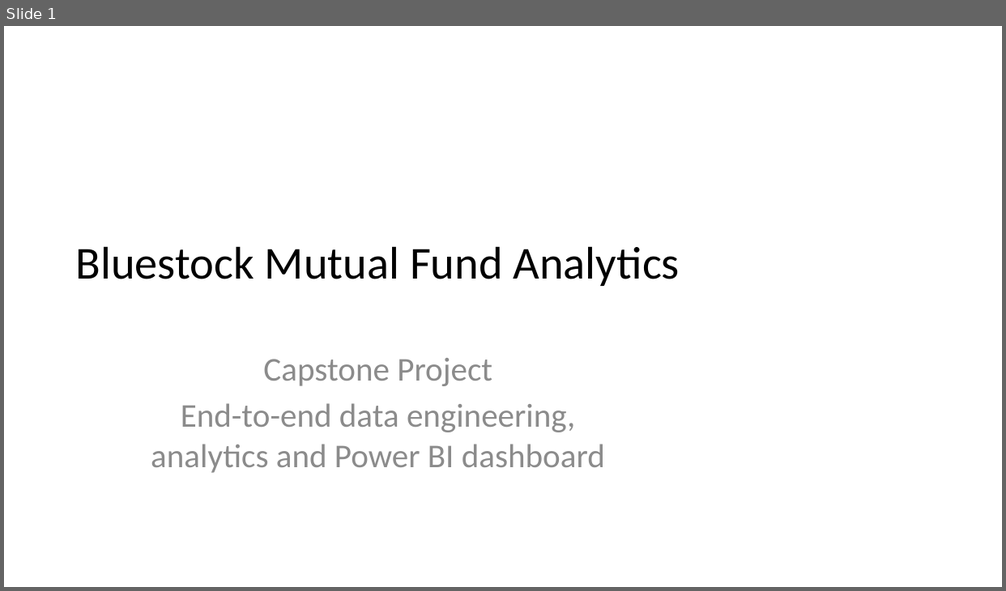
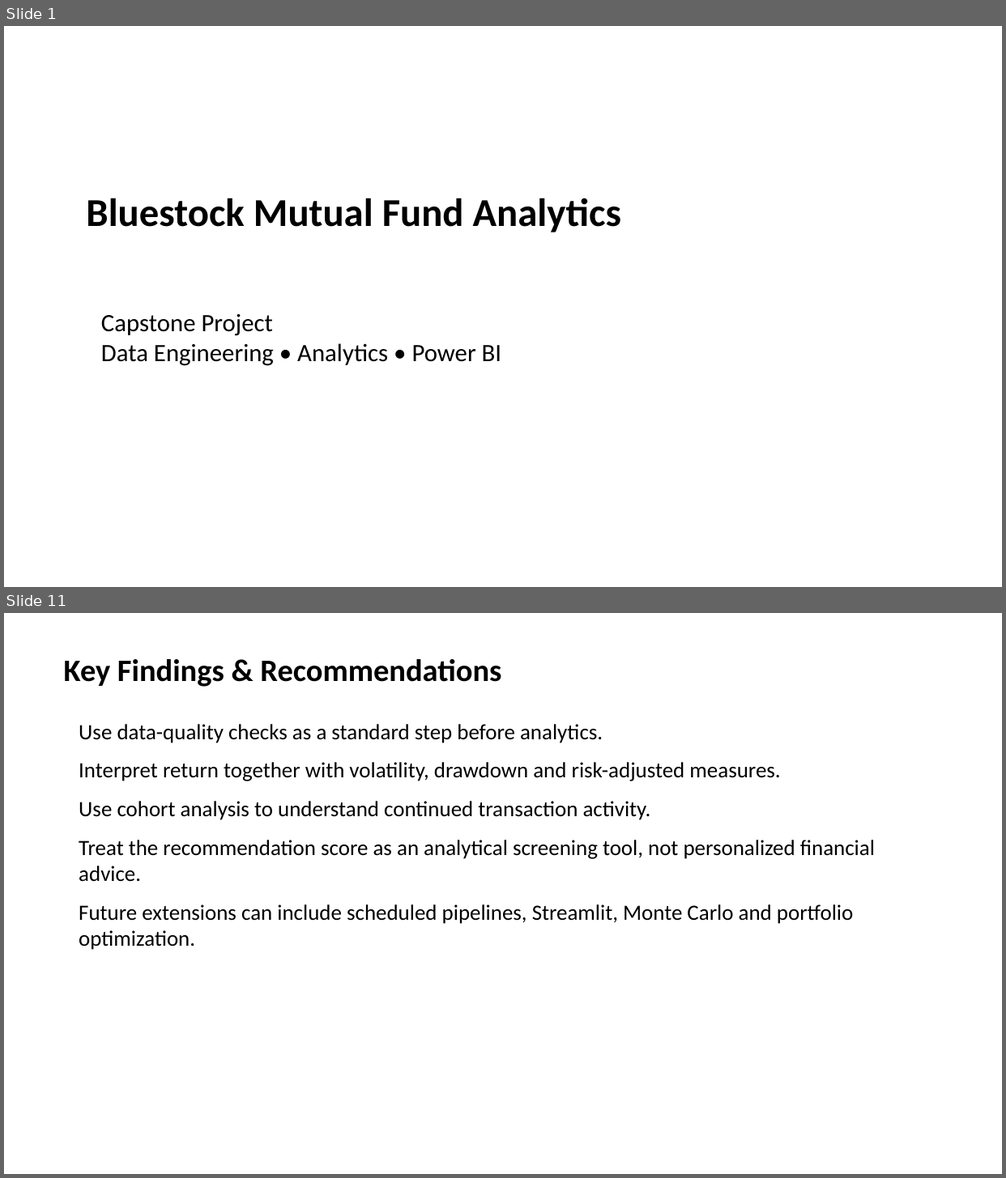
Before and after one commit to farhandev-20/mutual-fund-analytics, a slide deck: reports/Presentation.pptx. Shown one above the other, each under a label of ours: slide 1 before the commit, slides 1 and 11 after it; the slides between them are not shown. The pictures are 1006x591 and 1006x1178 pixels, drawn with LibreOffice and Linux fonts; fonts in the diff are those of the drawing. Boxes give left, top, right and bottom in pixels: in the first picture for what was removed or moved away, otherwise in the second. Text is boxed around its words. In the diff, an @@ line names an element or a change of style, - is before the commit and + after.

Commit message:
Final: Complete Bluestock MF Capstone

```diff
--- a/reports/Presentation.pptx
+++ b/reports/Presentation.pptx
@@ slide 11 added at [4, 613, 1002, 1174], background #FFFFFF @@
@@ text added at [64, 659, 501, 687], 30 pt, text #000000, bold @@
+Key Findings & Recommendations
@@ text added at [79, 724, 875, 950], 21 pt, text #000000 @@
+Use data-quality checks as a standard step before analytics.
+Interpret return together with volatility, drawdown and risk-adjusted measures.
+Use cohort analysis to understand continued transaction activity.
+Treat the recommendation score as an analytical screening tool, not personalized financial advice.
+Future extensions can include scheduled pipelines, Streamlit, Monte Carlo and portfolio optimization.
@@ slide 1 changed as well @@
@@ text "Bluestock Mutual Fund Analytics": place and size @@
-text "Bluestock Mutual Fund Analytics" at [76, 246, 680, 286]
+text "Bluestock Mutual Fund Analytics" at [86, 198, 621, 233]
@@ text "Bluestock Mutual Fund Analytics" at [86, 198, 621, 233]: size 44 to 38 pt, bold on; alignment centre to left; vertical alignment middle to top @@
@@ text at [101, 314, 501, 366]: text changed; size 32 to 24 pt; text colour #8C8C8C to #000000 @@
-Capstone Project
-End-to-end data engineering, analytics and Power BI dashboard
+Capstone Project
+Data Engineering • Analytics • Power BI
```
Also in this commit, not shown: 10 other slides added, 9 slides removed, 17 other files.
